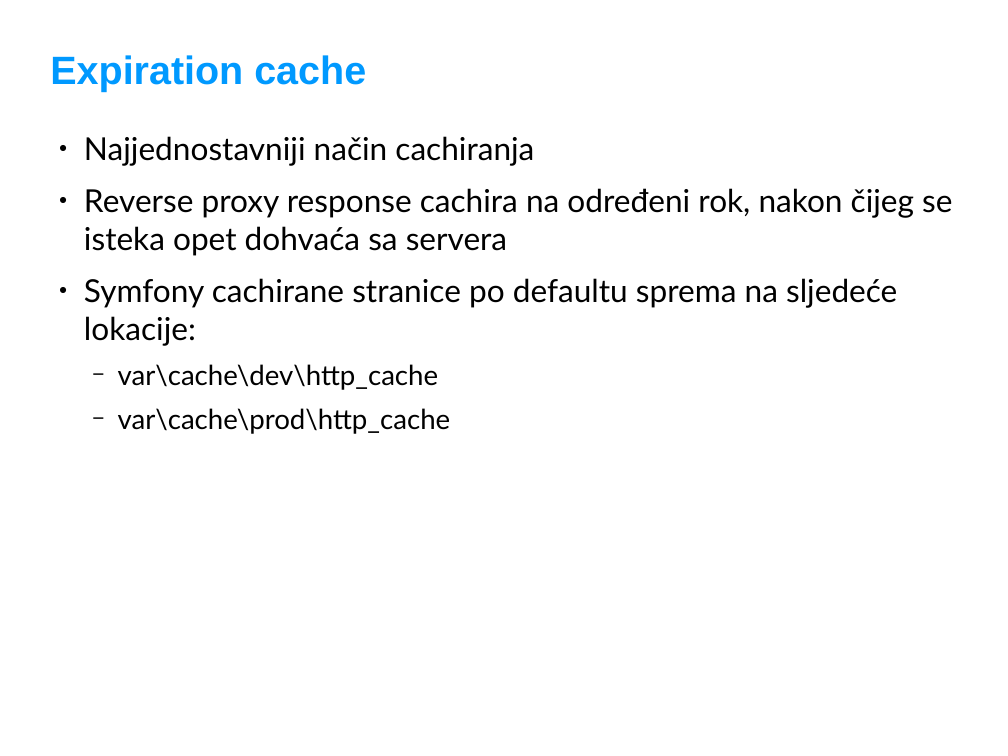
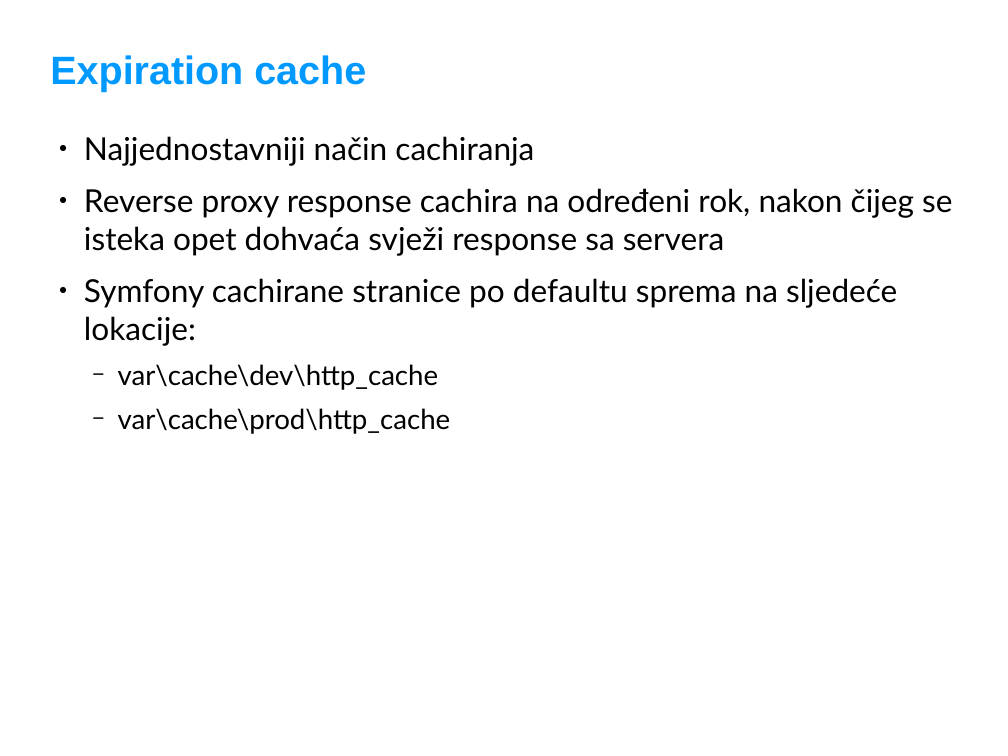
Before and after one commit to adriatichr/php-academy, a slide deck: slide 10 of predavanja/65 Symfony i HTTP cache.odp. Drawn at 1008x756 pixels with LibreOffice and Linux fonts; fonts in the diff are those of the drawing; background and template pictures are left out. Boxes give left, top, right and bottom in pixels: in the first picture for what was removed or moved away, otherwise in the second. Text is boxed around its words. In the diff, an @@ line names an element or a change of style, - is before the commit and + after.

```diff
--- a/predavanja/65 Symfony i HTTP cache.odp
+++ b/predavanja/65 Symfony i HTTP cache.odp
@@ text at [84,188,952,256]: text changed @@
-● Reverse proxy response cachira na određeni rok, nakon čijeg se isteka opet dohvaća sa servera
+● Reverse proxy response cachira na određeni rok, nakon čijeg se isteka opet dohvaća svježi response sa servera
```
Also in this commit, not shown: 1 other slide changed.
